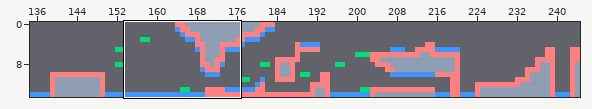
Level history. Tiled map: Output/Assets/tiles/SnowMap.tmx. The first picture is a wide view before the edit; the outline marks the close-up.
Close-up. Before the edit:
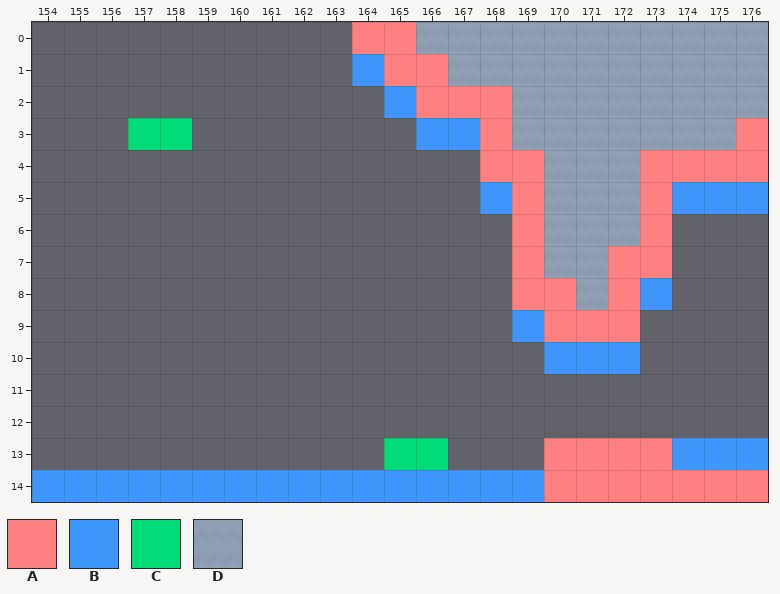
Cells are 70x70 px. Shown: x 154..176, y 0..14. The commit also changed other parts of the map, which this record leaves out.
Key: from "Collisions": A 0, B 1, C 2; from "SnowSheet": D 15.
_ is an empty cell, # one hidden under a higher layer.
Layer "Snow Map" before, first column x 154:
 0 __________##DDDDDDDDDDD
 1 __________###DDDDDDDDDD
 2 ___________####DDDDDDDD
 3 ___##_______###DDDDDDD#
 4 ______________##DDD####
 5 ______________##DDD####
 6 _______________#DDD#___
 7 _______________#DD##___
 8 _______________##D##___
 9 _______________####____
10 ________________###____
11 _______________________
12 _______________________
13 ___________##___#######
14 ________________#######
Layer "Collisions" before, first column x 154:
 0 __________AA___________
 1 __________BAA__________
 2 ___________BAAA________
 3 ___CC_______BBA_______A
 4 ______________AA___AAAA
 5 ______________BA___ABBB
 6 _______________A___A___
 7 _______________A__AA___
 8 _______________AA_AB___
 9 _______________BAAA____
10 ________________BBB____
11 _______________________
12 _______________________
13 ___________CC___AAAABBB
14 BBBBBBBBBBBBBBBBAAAAAAA
After:
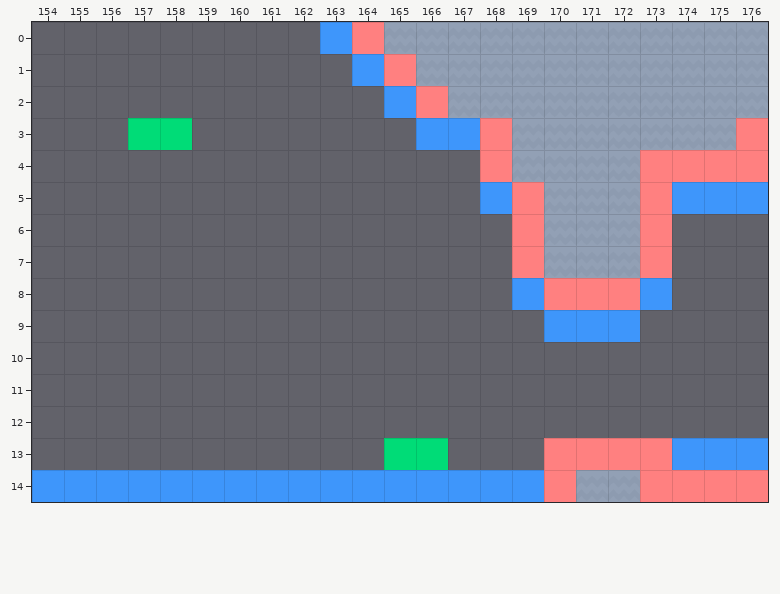
The edit:
{"where": "layer \"Snow Map\""}
{"y":9,"x":169,"old":"#","new":"_"}
{"y":10,"x":170,"old":"###","new":"___"}
{"where": "layer \"Collisions\""}
{"y":0,"x":163,"old":"_","new":"B"}
{"y":0,"x":165,"old":"A","new":"_"}
{"y":1,"x":166,"old":"A","new":"_"}
{"y":2,"x":167,"old":"AA","new":"__"}
{"y":4,"x":169,"old":"A","new":"_"}
{"y":7,"x":172,"old":"A","new":"_"}
{"y":8,"x":169,"old":"A","new":"B"}
{"y":8,"x":171,"old":"_","new":"A"}
{"y":9,"x":169,"old":"BAAA","new":"_BBB"}
{"y":10,"x":170,"old":"BBB","new":"___"}
{"y":14,"x":171,"old":"AA","new":"__"}
